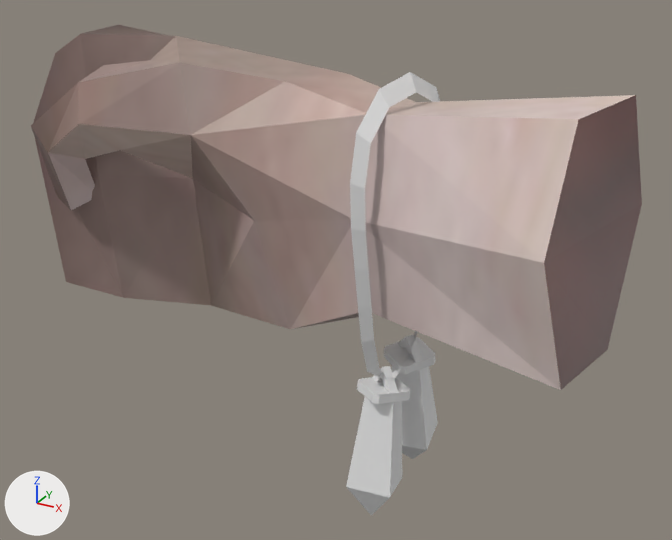
What one commit did to the Blender file Assets/Models/Hand.blend.
Before and after are seen from a 50 mm camera at (0.798, -0.96, 0.411) aimed at (0.255, 0.028, -0.083). Lighting does not change. The marker at lower left points along +X, +Y and +Z. The picture after the commit comes second.
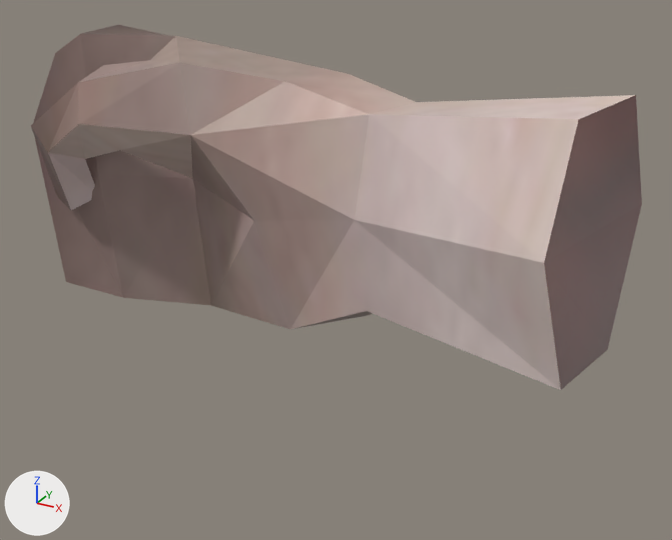
Changed parts and their boxes (x1, y1, x2, y2) in the pictures (672 x 540 px):
'Plane.001', moved
    both: (31, 25, 642, 390)
'Plane.003', deleted
    before: (350, 72, 440, 380)
'Plane', deleted
    before: (346, 397, 402, 515)
'Plane.004', deleted
    before: (392, 366, 438, 459)
'Plane.005', deleted
    before: (384, 335, 435, 375)
'Plane.002', deleted
    before: (357, 366, 411, 404)

Edits to the bpy script that builds the scene:
```text
Change ob_plane_001:
    add ob_plane_001.parent = ob_empty
Remove ob_plane:
    ob_plane = bpy.data.objects.new('Plane', me_plane_002)
    ob_plane.location = (0.36, -0.06, -0.327)
    ob_plane.rotation_euler = (0.0249, 0.156, 1.73)  # degrees (1.4, 8.9, 99)
    ob_plane.scale = (0.0293, 0.0293, 0.0293)
Remove ob_plane_003:
    ob_plane_003 = bpy.data.objects.new('Plane.003', me_plane_004)
    ob_plane_003.location = (0.36, -0.019, -0.337)
    ob_plane_003.rotation_euler = (0.0, 0.0, 1.728)  # degrees (0, 0, 99)
    ob_plane_003.scale = (0.0293, 0.0293, 0.0293)
Remove ob_plane_002:
    ob_plane_002 = bpy.data.objects.new('Plane.002', me_plane_005)
    ob_plane_002.location = (0.36, -0.06, -0.327)
    ob_plane_002.rotation_euler = (0.0249, 0.156, 1.73)  # degrees (1.4, 8.9, 99)
    ob_plane_002.scale = (0.0293, 0.0293, 0.0293)
Remove ob_plane_004:
    ob_plane_004 = bpy.data.objects.new('Plane.004', me_plane_006)
    ob_plane_004.location = (0.365, 0.044, -0.309)
    ob_plane_004.rotation_euler = (-0.0208, -0.131, 1.729)  # degrees (-1.2, -7.5, 99)
    ob_plane_004.scale = (0.0293, 0.0293, 0.0293)
Remove ob_plane_005:
    ob_plane_005 = bpy.data.objects.new('Plane.005', me_plane_007)
    ob_plane_005.location = (0.365, 0.044, -0.309)
    ob_plane_005.rotation_euler = (-0.0208, -0.131, 1.729)  # degrees (-1.2, -7.5, 99)
    ob_plane_005.scale = (0.0293, 0.0293, 0.0293)
Add ob_empty:
    ob_empty = bpy.data.objects.new('Empty', None)
    ob_empty.location = (0.0, 0.0, 0.0)
```
